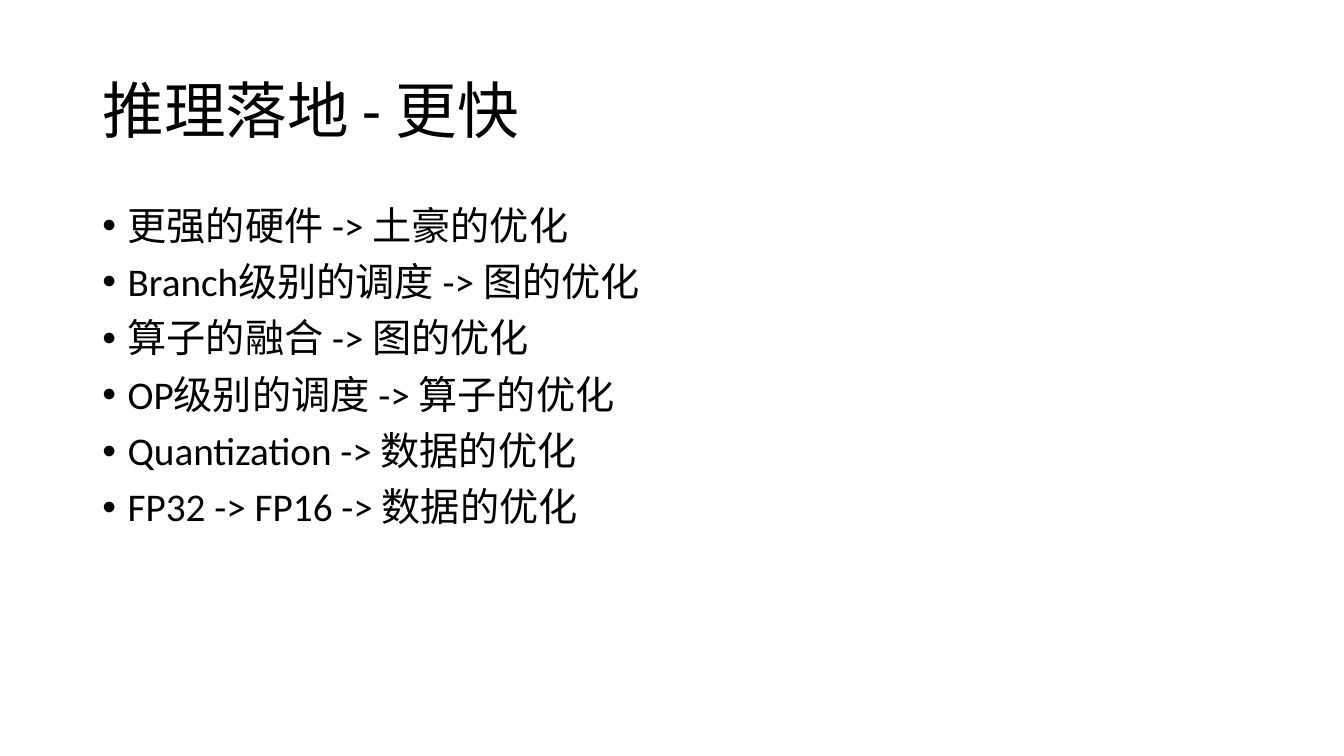
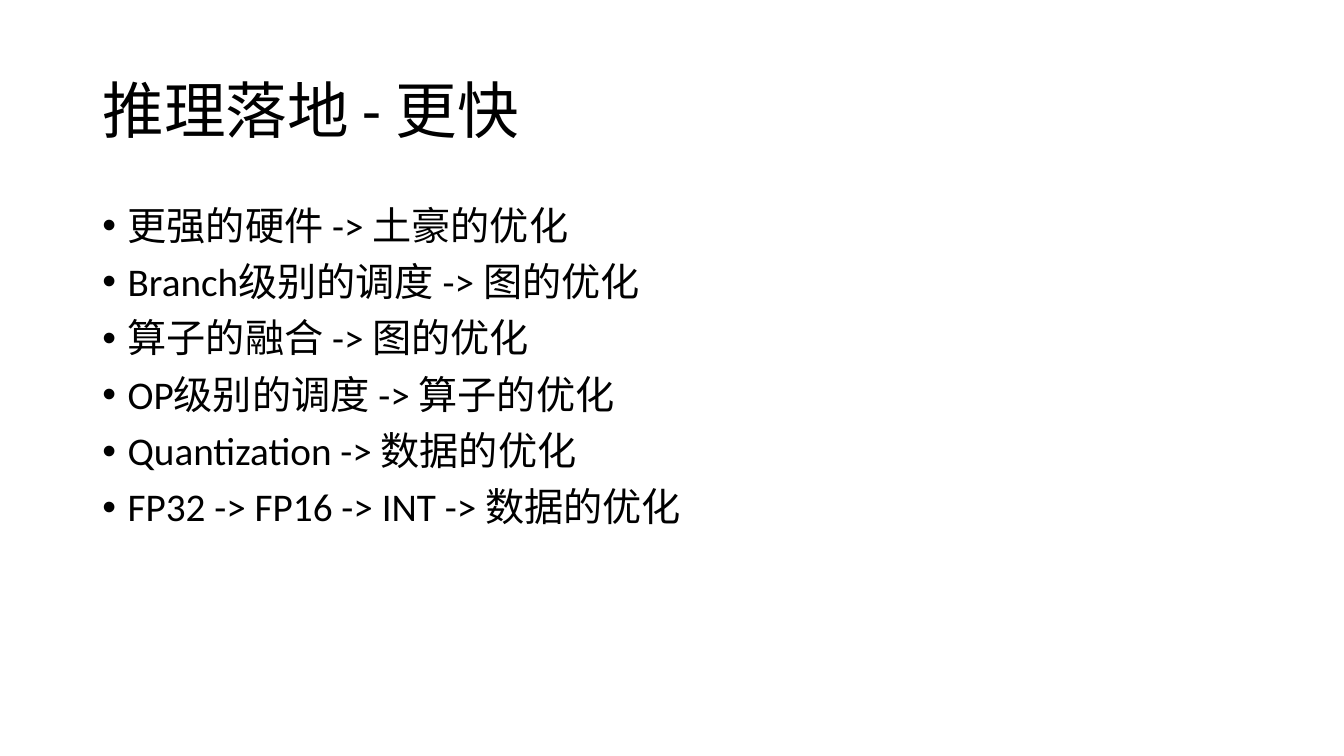
Before and after one commit to TonyFly3000/Object_detection_shiny, a slide deck: slide 15 of AI_PPT.pptx. Drawn at 1344x756 pixels with LibreOffice and Linux fonts; fonts in the diff are those of the drawing. Boxes give left, top, right and bottom in pixels: in the first picture for what was removed or moved away, otherwise in the second. Text is boxed around its words. In the diff, an @@ line names an element or a change of style, - is before the commit and + after.

Commit message:
add AI_PPT latest version

```diff
--- a/AI_PPT.pptx
+++ b/AI_PPT.pptx
@@ text at [128,488,681,525]: text changed @@
-• FP32 -> FP16 -> 数据的优化
+• FP32 -> FP16 -> INT -> 数据的优化
```
Also in this commit, not shown: 2 other slides changed, 2 slides added, 1 slide removed.
